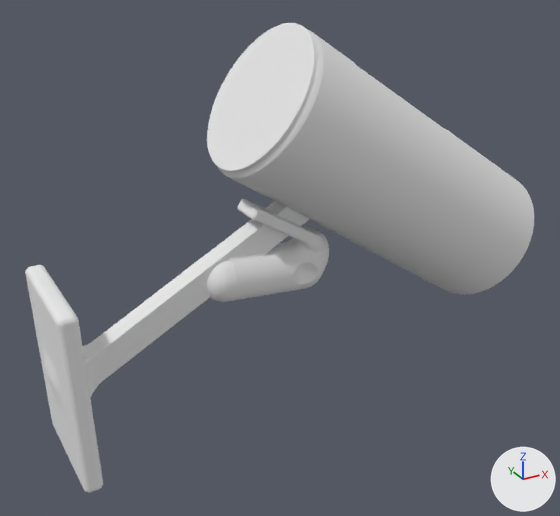
One commit to the OBJ model public/Kamera/kamera.obj: the scene before it, then after it.
Before and after are seen from a 50 mm camera at (-12.9, -20.6, 26.7) aimed at (-1.5, 0.0, 16.3). Every picture has the same lights, and +X, +Y and +Z are marked at lower right. Where no turn or scale is listed for an object, it has been applied to the vertices.

Names of what the first picture shows: 'kamera'.
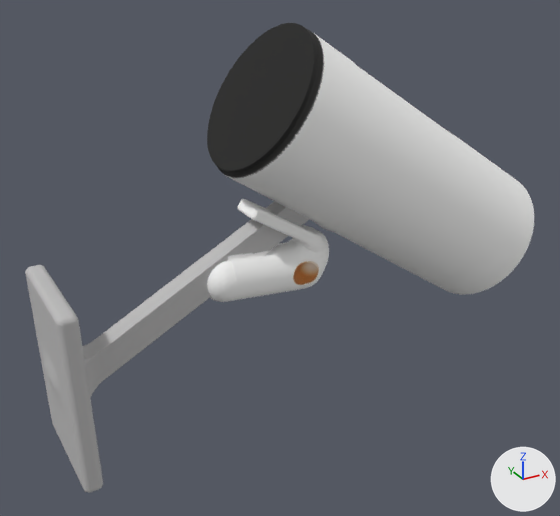
The edits, one by one:
Picture '282397_23_05_24_18_27_55_0_color.png' (img_282397_23_05_24_18_27_55_0_color_png) is new.
Material '282397_23_05_24_18_27_55_0' (mat_282397_23_05_24_18_27_55_0) is new.
Its texture is img_282397_23_05_24_18_27_55_0_color_png.
Its roughness is 1.0.
me_kamera has 4000 vertices, 8000 faces and spans x -9.4..8.4, y -2.5..2.5, z 11.0..23.8.
me_kamera no longer uses material mat_kamera (white #e7e7e7).
me_kamera now uses material mat_282397_23_05_24_18_27_55_0 (picture img_282397_23_05_24_18_27_55_0_color_png).

Where the change shows, as pixel boxes (x1, y1, x2, y2) in the pictures (560 x 516 px):
'kamera', recoloured: (25, 23, 534, 493) in both
